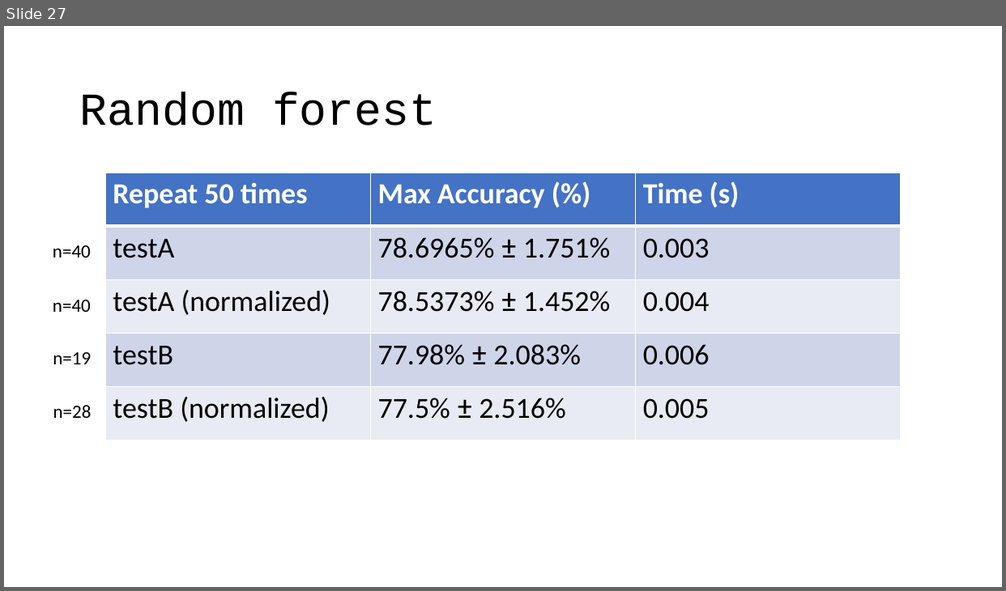
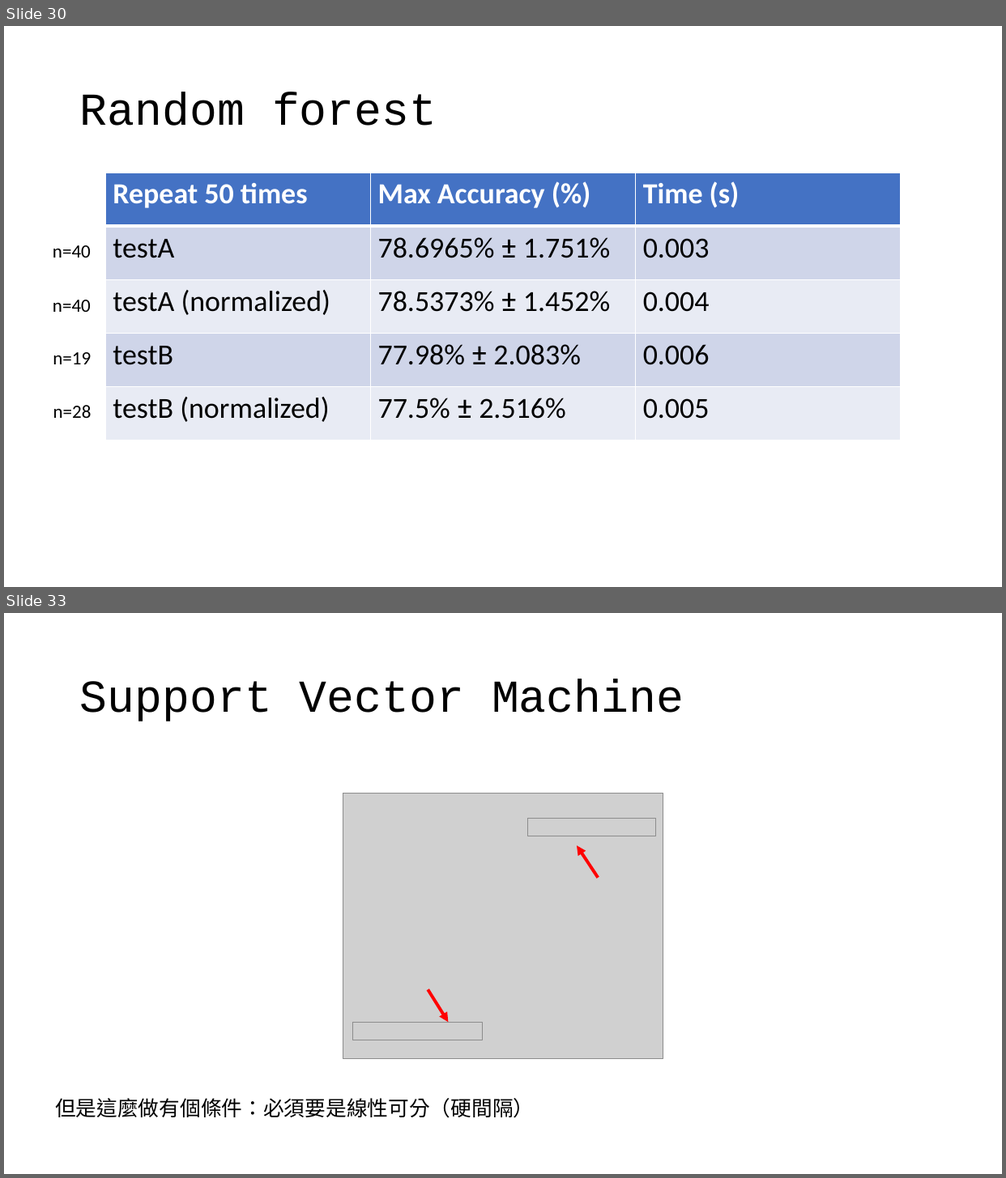
Before and after one commit to OEmiliatanO/CSE_data_mining, a slide deck: hw1/ppt/第八組.pptx. Shown one above the other, each under a label of ours: slide 27 before the commit, slides 30 and 33 after it; the slides between them are not shown. The pictures are 1006x591 and 1006x1178 pixels, drawn with LibreOffice and Linux fonts; fonts in the diff are those of the drawing; grey boxes stand for pictures. Boxes give left, top, right and bottom in pixels: in the first picture for what was removed or moved away, otherwise in the second. Text is boxed around its words. In the diff, an @@ line names an element or a change of style, - is before the commit and + after.

```diff
--- a/hw1/ppt/第八組.pptx
+++ b/hw1/ppt/第八組.pptx
@@ slide 33 added at (4, 613, 1002, 1174), background #FFFFFF @@
@@ title added at (80, 679, 684, 722), 44 pt, text #000000 @@
+Support Vector Machine
@@ picture added at (343, 794, 663, 1059) @@
@@ picture added at (527, 818, 656, 836) @@
@@ arrow added from (598, 878) to (577, 845), #FF0000 3 pt @@
@@ arrow added from (428, 990) to (448, 1023), #FF0000 3 pt @@
@@ picture added at (353, 1023, 483, 1041) @@
@@ text added at (55, 1098, 534, 1118), 20 pt, text #000000 @@
+但是這麼做有個條件：必須要是線性可分（硬間隔）
@@ what was slide 27 is now slide 30 @@
```
Also in this commit, not shown: 13 other slides added.
